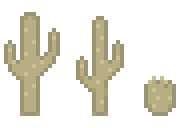
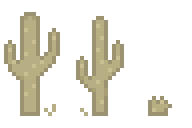
Layer changes from the first 192×128 image to the second:
painted on "Layer 1" over (x1=20, y1=76, x2=176, y2=116)
